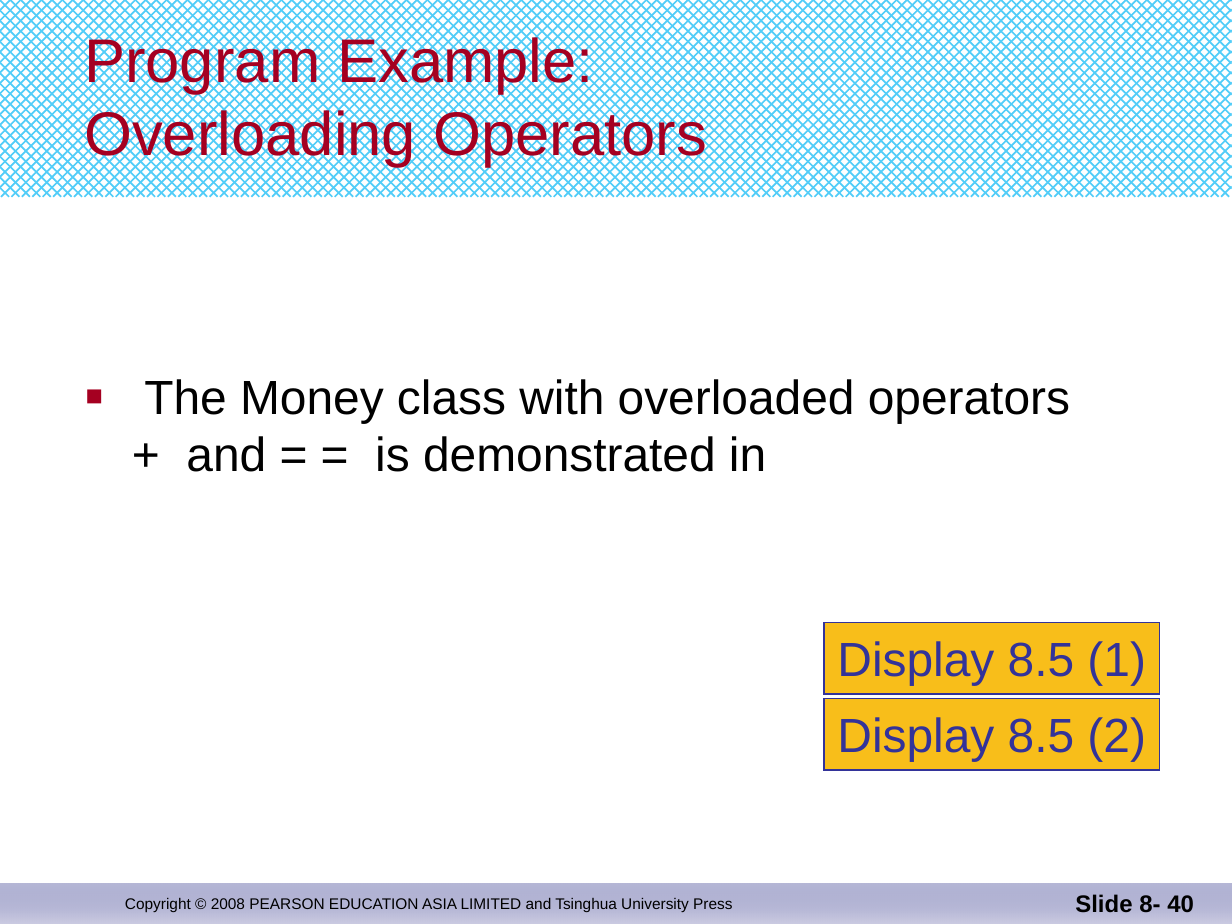
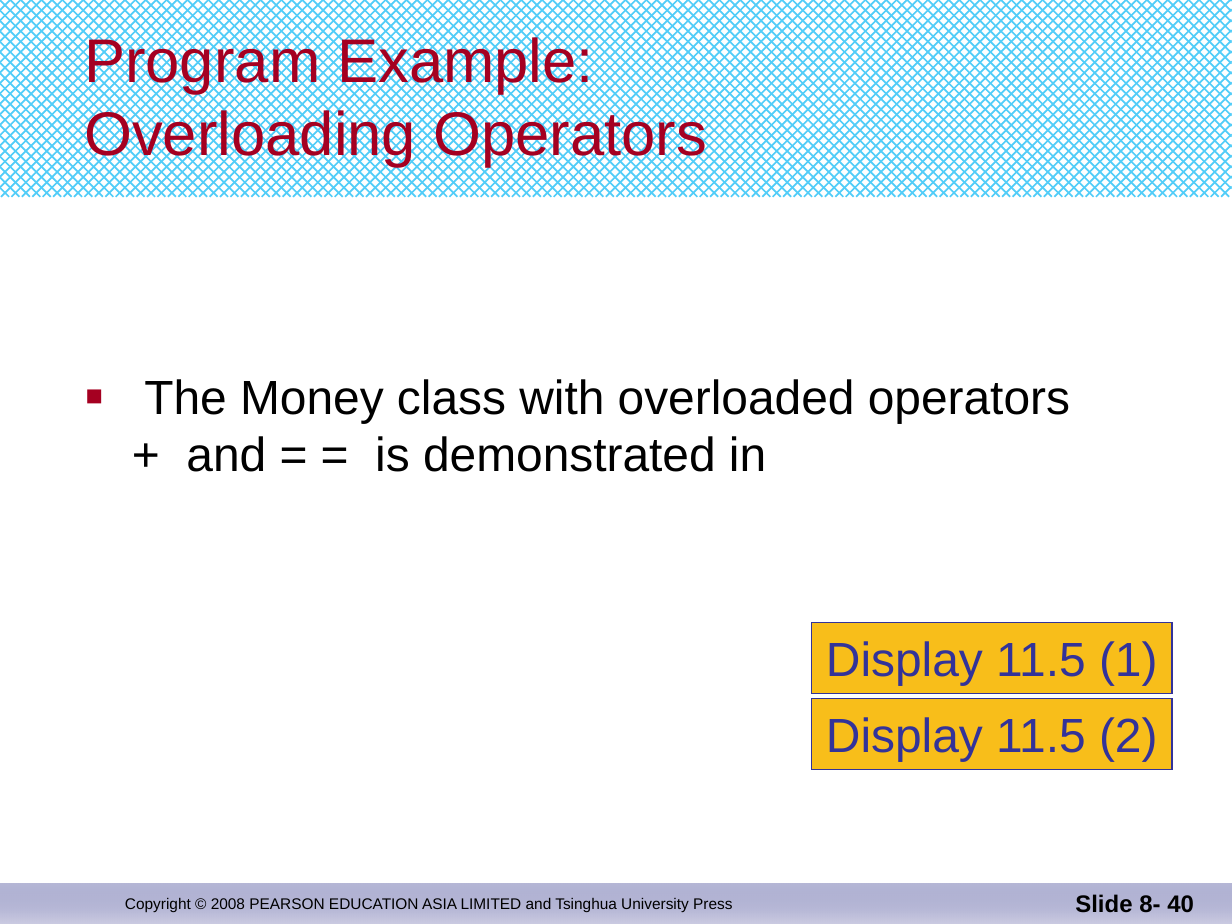
Before and after one commit to djuanbei/CPLUSPLUS, a slide deck: slide 40 of ppt/Chapter 11.pptx. Drawn at 1232x924 pixels with LibreOffice and Linux fonts; fonts in the diff are those of the drawing. Boxes give left, top, right and bottom in pixels: in the first picture for what was removed or moved away, otherwise in the second. Text is boxed around its words. In the diff, an @@ line names an element or a change of style, - is before the commit and + after.

```diff
--- a/ppt/Chapter 11.pptx
+++ b/ppt/Chapter 11.pptx
@@ rectangle "Display 11.5 (1)": place and size @@
-rectangle "Display 11.5 (1)" at (824,623,1159,695)
+rectangle "Display 11.5 (1)" at (812,623,1173,694)
@@ text in rectangle at (826,641,1158,685): text changed @@
-Display 8.5 (1)
+Display 11.5 (1)
@@ rectangle "Display 11.5 (2)": place and size @@
-rectangle "Display 11.5 (2)" at (824,699,1159,770)
+rectangle "Display 11.5 (2)" at (812,699,1173,769)
@@ text in rectangle at (826,717,1158,761): text changed @@
-Display 8.5 (2)
+Display 11.5 (2)
```
Also in this commit, not shown: 11 other slides changed, 2 slides added, 2 slides removed.
